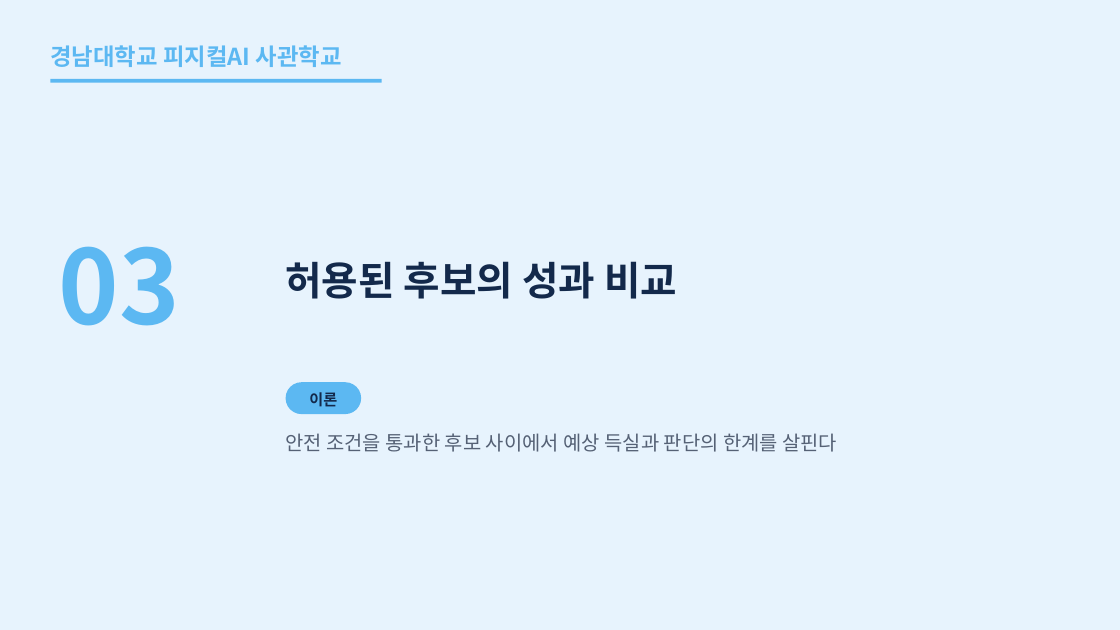
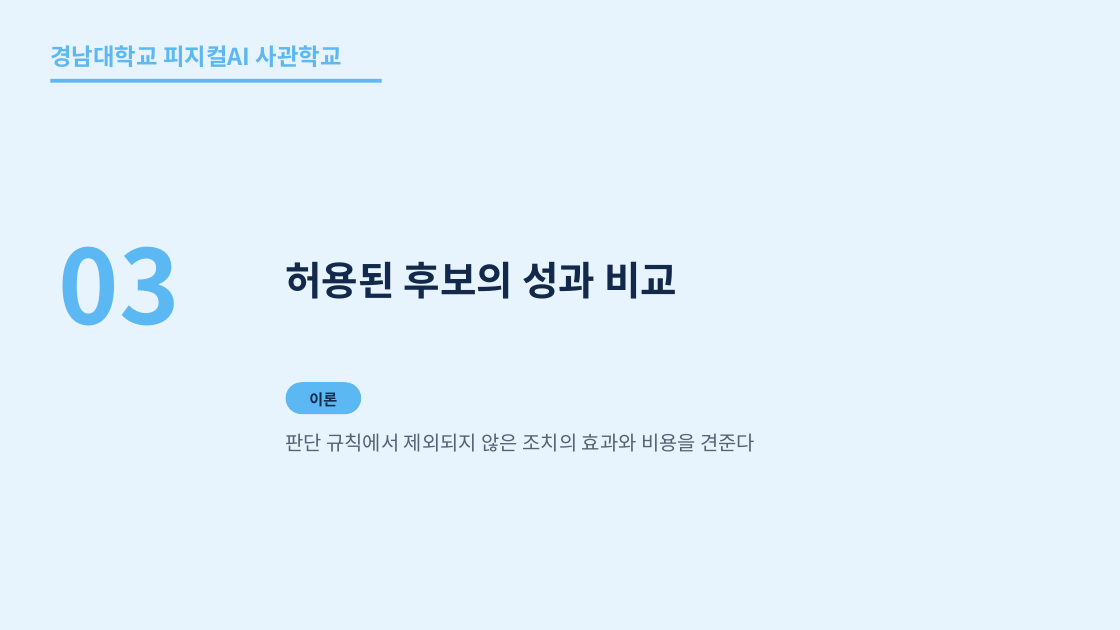
Before and after one commit to uengine-oss/hyd-iot-edu, a slide deck: slide 24 of workspace/강의제작/산출물/통합반/이론_오프라인/03회차/통합반_오프라인_03회차.pptx. Drawn at 1120x630 pixels with LibreOffice and Linux fonts; fonts in the diff are those of the drawing. Boxes give left, top, right and bottom in pixels: in the first picture for what was removed or moved away, otherwise in the second. Text is boxed around its words. In the diff, an @@ line names an element or a change of style, - is before the commit and + after.

```diff
--- a/workspace/강의제작/산출물/통합반/이론_오프라인/03회차/통합반_오프라인_03회차.pptx
+++ b/workspace/강의제작/산출물/통합반/이론_오프라인/03회차/통합반_오프라인_03회차.pptx
@@ text at (285, 433, 755, 452): text changed @@
-안전 조건을 통과한 후보 사이에서 예상 득실과 판단의 한계를 살핀다
+판단 규칙에서 제외되지 않은 조치의 효과와 비용을 견준다
```
Also in this commit, not shown: 13 other slides changed, 1 slide added, 9 other files.
